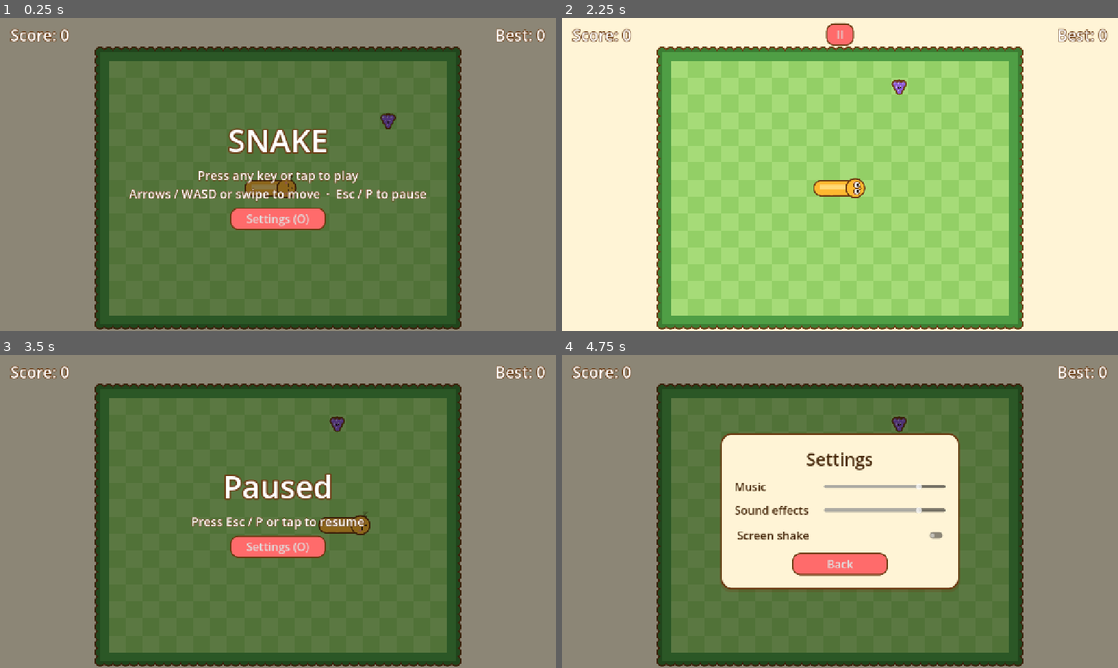
Above: before the commit, frames 1-4 (two rows, left to right).
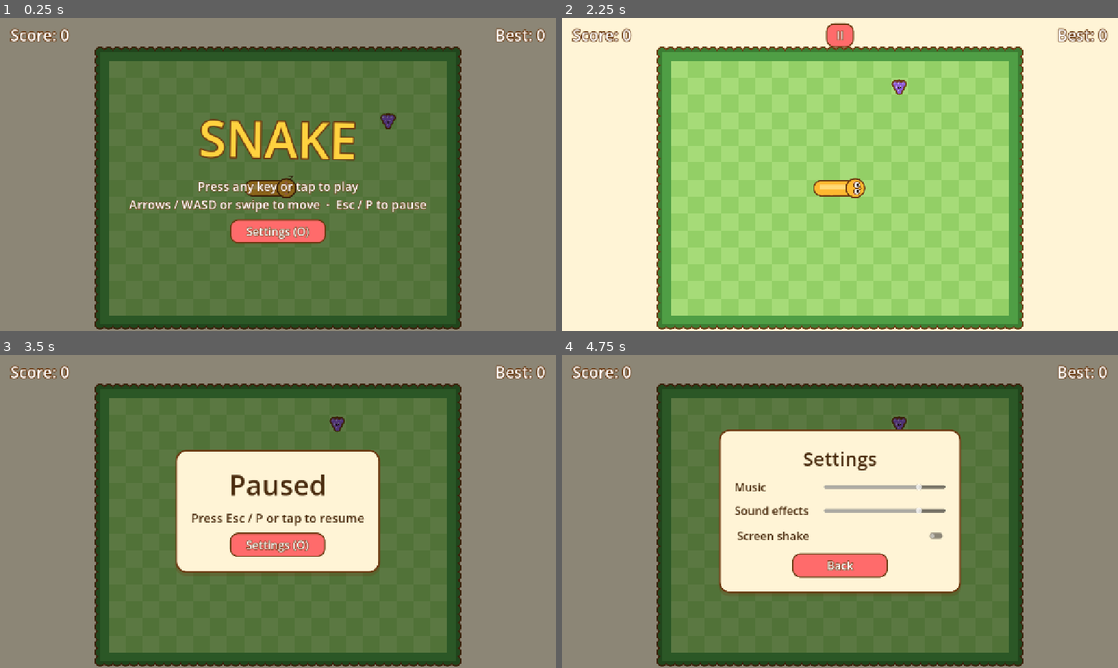
Above: after the commit, the same moments.

Repository: EduardoArthur/SMA
Game: Godot game, scene res://game/game.tscn
Two runs of this game, one before a commit and one after it. Both use one fixed random seed, a clock stepped at 60 frames per second and the inputs below.
Inputs (mouse positions are in pixels of both pictures, inside the frame that each line leads up to):
- Up to frame 1 (0.25 s): no input
- Up to frame 2 (2.25 s): click "Settings (O)" at 0.5 s; click "Back" at 1.25 s; tap Enter at 2 s; move the mouse to (962, 158) at 2.02 s; hold Right (move_right) from 2.03 s (still down); click (962, 158) at 2.17 s
- Up to frame 3 (3.5 s): release Right (move_right) at 2.75 s; click "II" at 2.75 s
- Up to frame 4 (4.75 s): click "Settings (O)" at 3.5 s; click "Screen shake" at 4.25 s

The runs differ from the first frame. In frame 1, 6.5% of the frame differs, in the area x 3-94%, y 4-72%; in frame 2, 0.3%; in frame 3, 14%, in the area x 3-94%, y 4-70%; in frame 4, 3.6%.

Commit message:
Audio, icon and polish

Diff:
--- a/snake-godot/autoload/audio_manager.gd
+++ b/snake-godot/autoload/audio_manager.gd
@@ -49,8 +49,9 @@
 				variants.append(stream)
 		_sounds[sfx_name] = variants
 	for jingle_name in JINGLE_NAMES:
-		_jingles[jingle_name] = _load_if_exists(MUSIC_DIR + jingle_name + ".ogg")
-	_music_stream = _load_if_exists(MUSIC_DIR + "music_garden_loop.ogg")
+		_jingles[jingle_name] = _load_music_file(jingle_name)
+	_music_stream = _load_music_file("music_garden_loop")
+	_make_looping(_music_stream)
 
 	for i in POOL_SIZE:
 		var player := AudioStreamPlayer.new()
@@ -211,6 +212,27 @@
 	return idx
 
 
+## Music and jingles may be OGG (BeepBox export) or WAV (tools/generate_audio.ps1).
+func _load_music_file(base_name: String) -> AudioStream:
+	for ext in [".ogg", ".wav"]:
+		var stream := _load_if_exists(MUSIC_DIR + base_name + ext)
+		if stream != null:
+			return stream
+	return null
+
+
+## Loops the music in code, so it works without changing the import settings.
+func _make_looping(stream: AudioStream) -> void:
+	var wav := stream as AudioStreamWAV
+	if wav != null:
+		wav.loop_mode = AudioStreamWAV.LOOP_FORWARD
+		wav.loop_begin = 0
+		wav.loop_end = int(wav.get_length() * wav.mix_rate)
+	var ogg := stream as AudioStreamOggVorbis
+	if ogg != null:
+		ogg.loop = true
+
+
 func _load_if_exists(path: String) -> AudioStream:
 	if ResourceLoader.exists(path):
 		return load(path) as AudioStream
--- a/snake-godot/icon.svg
+++ b/snake-godot/icon.svg
@@ -1 +1,27 @@
-<svg xmlns="http://www.w3.org/2000/svg" width="128" height="128"><rect width="124" height="124" x="2" y="2" fill="#363d52" stroke="#212532" stroke-width="4" rx="14"/><g fill="#fff" transform="translate(12.322 12.322)scale(.101)"><path d="M105 673v33q407 354 814 0v-33z"/><path fill="#478cbf" d="m105 673 152 14q12 1 15 14l4 67 132 10 8-61q2-11 15-15h162q13 4 15 15l8 61 132-10 4-67q3-13 15-14l152-14V427q30-39 56-81-35-59-83-108-43 20-82 47-40-37-88-64 7-51 8-102-59-28-123-42-26 43-46 89-49-7-98 0-20-46-46-89-64 14-123 42 1 51 8 102-48 27-88 64-39-27-82-47-48 49-83 108 26 42 56 81zm0 33v39c0 276 813 276 814 0v-39l-134 12-5 69q-2 10-14 13l-162 11q-12 0-16-11l-10-65H446l-10 65q-4 11-16 11l-162-11q-12-3-14-13l-5-69z"/><path d="M483 600c0 34 58 34 58 0v-86c0-34-58-34-58 0z"/><circle cx="725" cy="526" r="90"/><circle cx="299" cy="526" r="90"/></g><g fill="#414042" transform="translate(12.322 12.322)scale(.101)"><circle cx="307" cy="532" r="60"/><circle cx="717" cy="532" r="60"/></g></svg>
+<svg xmlns="http://www.w3.org/2000/svg" width="128" height="128" viewBox="0 0 128 128">
+  <!-- Lawn tile -->
+  <rect x="4" y="4" width="120" height="120" rx="28" fill="#A6DB78" stroke="#6B3A12" stroke-width="6"/>
+  <!-- Coiled body: outline pass, fill pass, belly highlight (same technique as the game) -->
+  <path d="M26 100 C26 80 50 78 64 84 C80 91 100 88 100 70 C100 54 82 50 66 52 C52 54 40 48 44 36"
+        fill="none" stroke="#6B3A12" stroke-width="26" stroke-linecap="round" stroke-linejoin="round"/>
+  <path d="M26 100 C26 80 50 78 64 84 C80 91 100 88 100 70 C100 54 82 50 66 52 C52 54 40 48 44 36"
+        fill="none" stroke="#FFB830" stroke-width="16" stroke-linecap="round" stroke-linejoin="round"/>
+  <path d="M28 96 C30 82 50 79 63 84 C79 90 97 86 97 70 C97 57 82 53 67 55"
+        fill="none" stroke="#FFD976" stroke-width="5" stroke-linecap="round"/>
+  <!-- Forked tongue -->
+  <path d="M54 22 L64 14 M64 14 L70 15 M64 14 L66 8" fill="none" stroke="#FF5C7A" stroke-width="4" stroke-linecap="round" stroke-linejoin="round"/>
+  <!-- Head (bigger than the body), facing up-right -->
+  <circle cx="46" cy="32" r="17" fill="#FFB830" stroke="#6B3A12" stroke-width="5"/>
+  <!-- Eyes side by side across the heading, like in the game -->
+  <circle cx="40" cy="26" r="6.5" fill="#FFFFFF" stroke="#6B3A12" stroke-width="2.5"/>
+  <circle cx="54" cy="31" r="6.5" fill="#FFFFFF" stroke="#6B3A12" stroke-width="2.5"/>
+  <circle cx="42" cy="24.5" r="3.2" fill="#2B1D14"/>
+  <circle cx="56" cy="29.5" r="3.2" fill="#2B1D14"/>
+  <!-- Cheek -->
+  <circle cx="36" cy="38" r="3.5" fill="#FF8FA3" opacity="0.7"/>
+  <!-- Apple it is about to eat -->
+  <circle cx="98" cy="30" r="12" fill="#E8394B" stroke="#6B3A12" stroke-width="4"/>
+  <path d="M98 18 L100 11" stroke="#6B3A12" stroke-width="3" stroke-linecap="round"/>
+  <path d="M100 14 Q107 9 110 14 Q104 17 100 14 Z" fill="#5DBB4A" stroke="#6B3A12" stroke-width="1.5"/>
+  <circle cx="94" cy="26" r="3" fill="#FFFFFF" opacity="0.7"/>
+</svg>
--- a/snake-godot/project.godot
+++ b/snake-godot/project.godot
@@ -14,6 +14,7 @@
 run/main_scene="res://game/game.tscn"
 config/features=PackedStringArray("4.7", "GL Compatibility")
 config/icon="res://icon.svg"
+boot_splash/bg_color=Color(1, 0.956863, 0.839216, 1)
 
 [autoload]
 
--- /dev/null
+++ b/snake-godot/ui/fonts.gd
@@ -0,0 +1,45 @@
+class_name Fonts
+extends RefCounted
+## Loads the Fredoka font (Art Bible §8) if you have added it to
+## res://assets/fonts/, and makes it the default font for every label and
+## button. Without the file, Godot's built-in font is used, so nothing breaks.
+##
+## Accepted file names (the first one found wins):
+##   Fredoka-VariableFont_wdth,wght.ttf   (the variable font from Google Fonts)
+##   Fredoka.ttf                          (any Fredoka file, renamed)
+##   Fredoka-Regular.ttf + Fredoka-SemiBold.ttf  (the static files)
+
+const DIR := "res://assets/fonts/"
+const REGULAR_FILES := ["Fredoka-VariableFont_wdth,wght.ttf", "Fredoka.ttf", "Fredoka-Regular.ttf"]
+const BOLD_FILE := "Fredoka-SemiBold.ttf"
+
+static var regular: Font ## null when no Fredoka file was found.
+static var bold: Font ## For headlines, buttons and scores; null without Fredoka.
+static var _done := false
+
+
+static func setup() -> void:
+	if _done:
+		return
+	_done = true
+	for file: String in REGULAR_FILES:
+		if ResourceLoader.exists(DIR + file):
+			regular = load(DIR + file) as Font
+			break
+	if regular == null:
+		return
+	ThemeDB.fallback_font = regular # Every Control without its own font uses this.
+	if ResourceLoader.exists(DIR + BOLD_FILE):
+		bold = load(DIR + BOLD_FILE) as Font
+	else:
+		# Variable font: ask for a heavier weight (no effect on a static file).
+		var heavy := FontVariation.new()
+		heavy.base_font = regular
+		heavy.variation_opentype = {"wght": 600}
+		bold = heavy
+
+
+## Applies the bold font to a control, if Fredoka is available.
+static func make_bold(control: Control) -> void:
+	if bold != null:
+		control.add_theme_font_override("font", bold)
--- a/snake-godot/ui/screens.gd
+++ b/snake-godot/ui/screens.gd
@@ -1,31 +1,41 @@
 extends CanvasLayer
-## Basic HUD and screens (GDD §2): score, best, one centered message for
-## Title / Ready / Paused / Game Over, and the Settings overlay (F15).
-## Built in code on purpose; M7 replaces it with themed scenes (Art Bible §8).
+## HUD and screens (GDD §2) in the Art Bible §8 style: score and best, a pause
+## button, the gold bobbing title, cream cards for Paused / Game Over with a
+## pulsing "NEW BEST!", and the Settings overlay (F15). Built in code; colors
+## come from Palette and the font from Fonts (Fredoka, if installed).
 
 @onready var game: Game = owner as Game
 
 var _score: Label
 var _best: Label
 var _dim: ColorRect
-var _message: VBoxContainer
+var _pause_button: Button
+var _card: PanelContainer
+var _card_style: StyleBoxFlat
 var _headline: Label
+var _new_best: Label
 var _details: Label
 var _settings_button: Button
-var _pause_button: Button
 var _settings: Control
+var _time := 0.0
 
 
 func _ready() -> void:
+	Fonts.setup()
+	_card_style = _panel_style()
+
 	_dim = ColorRect.new()
 	_dim.color = Palette.DIM
 	_dim.mouse_filter = Control.MOUSE_FILTER_IGNORE # Let clicks reach InputHandler.
 	_dim.set_anchors_and_offsets_preset(Control.PRESET_FULL_RECT)
 	add_child(_dim)
 
+	# HUD: score (left), best (right), pause button (center, while playing).
 	_score = _make_label(36)
 	_best = _make_label(36)
 	for label: Label in [_score, _best]:
+		_paint(label, Color.WHITE, 8)
+		Fonts.make_bold(label)
 		label.set_anchors_and_offsets_preset(Control.PRESET_TOP_WIDE)
 		label.offset_left = 24
 		label.offset_right = -24
@@ -34,7 +44,6 @@
 		add_child(label)
 	_best.horizontal_alignment = HORIZONTAL_ALIGNMENT_RIGHT
 
-	# Pause button at the top center while playing (needed on touch screens).
 	_pause_button = _make_button("II")
 	_pause_button.custom_minimum_size = Vector2(64, 52)
 	_pause_button.set_anchors_and_offsets_preset(Control.PRESET_CENTER_TOP)
@@ -45,21 +54,35 @@
 	_pause_button.pressed.connect(game.toggle_pause)
 	add_child(_pause_button)
 
-	_message = VBoxContainer.new()
-	_message.alignment = BoxContainer.ALIGNMENT_CENTER
-	_message.mouse_filter = Control.MOUSE_FILTER_IGNORE
-	_message.set_anchors_and_offsets_preset(Control.PRESET_FULL_RECT)
-	_message.add_theme_constant_override("separation", 12)
-	add_child(_message)
-	_headline = _make_label(72)
+	# Centered message, optionally on a cream card.
+	var center := CenterContainer.new()
+	center.mouse_filter = Control.MOUSE_FILTER_IGNORE
+	center.set_anchors_and_offsets_preset(Control.PRESET_FULL_RECT)
+	add_child(center)
+	_card = PanelContainer.new()
+	_card.mouse_filter = Control.MOUSE_FILTER_IGNORE # Taps on the card still resume/retry.
+	center.add_child(_card)
+	var box := VBoxContainer.new()
+	box.alignment = BoxContainer.ALIGNMENT_CENTER
+	box.mouse_filter = Control.MOUSE_FILTER_IGNORE
+	box.add_theme_constant_override("separation", 14)
+	_card.add_child(box)
+
+	_headline = _make_label(64)
+	Fonts.make_bold(_headline)
+	_new_best = _make_label(40)
+	_new_best.text = "NEW BEST!"
+	Fonts.make_bold(_new_best)
+	_paint(_new_best, Palette.GOLD, 8)
 	_details = _make_label(28)
-	for label: Label in [_headline, _details]:
+	for label: Label in [_headline, _new_best, _details]:
 		label.horizontal_alignment = HORIZONTAL_ALIGNMENT_CENTER
-		_message.add_child(label)
+		label.resized.connect(func() -> void: label.pivot_offset = label.size * 0.5)
+		box.add_child(label)
 	_settings_button = _make_button("Settings (O)")
 	_settings_button.size_flags_horizontal = Control.SIZE_SHRINK_CENTER
 	_settings_button.pressed.connect(_open_settings)
-	_message.add_child(_settings_button)
+	box.add_child(_settings_button)
 
 	_settings = _build_settings()
 	_settings.visible = false
@@ -67,6 +90,15 @@
 
 	Events.state_changed.connect(_on_state_changed)
 	Events.score_changed.connect(_on_score_changed)
+
+
+func _process(delta: float) -> void:
+	_time += delta
+	# Title bob and "NEW BEST!" pulse (Art Bible §8).
+	var on_title := game.state == Game.State.TITLE
+	_headline.rotation = sin(_time * 2.0) * 0.035 if on_title else 0.0
+	_headline.scale = Vector2.ONE * (1.0 + 0.03 * sin(_time * 2.6)) if on_title else Vector2.ONE
+	_new_best.scale = Vector2.ONE * (1.0 + 0.04 * (sin(_time * 6.0) + 1.0))
 
 
 func _unhandled_input(event: InputEvent) -> void:
@@ -90,27 +122,38 @@
 	_best.text = "Best: %d" % SaveData.best
 	match game.state:
 		Game.State.TITLE:
-			_show("SNAKE", "Press any key or tap to play\nArrows / WASD or swipe to move  ·  Esc / P to pause")
+			_show("SNAKE", "Press any key or tap to play\nArrows / WASD or swipe to move  ·  Esc / P to pause", true, false)
+			_headline.add_theme_font_size_override("font_size", 112)
+			_paint(_headline, Palette.GOLD, 14)
 		Game.State.READY:
-			_show("Ready?", "Press a direction or swipe to go!", false)
+			_show("Ready?", "Press a direction or swipe to go!", false, false)
 		Game.State.PAUSED:
-			_show("Paused", "Press Esc / P or tap to resume")
+			_show("Paused", "Press Esc / P or tap to resume", true, true)
 		Game.State.GAME_OVER:
-			var details := "Score: %d" % game.model.score
-			if game.last_run_new_best:
-				details += "\nNEW BEST!"
-			details += "\n\nPress any key or tap to retry"
-			_show("PERFECT!" if game.last_run_perfect else "Game Over", details)
+			var details := "Score: %d   ·   Best: %d\n\nPress any key or tap to retry" % [game.model.score, SaveData.best]
+			_show("PERFECT!" if game.last_run_perfect else "Game Over", details, true, true)
+			if game.last_run_perfect:
+				_paint(_headline, Palette.UI_ACCENT, 0)
+			_new_best.visible = game.last_run_new_best
 		_:
-			_show("", "", false) # PLAYING and DYING: keep the board clear.
-
-
-func _show(headline: String, details: String, dim := true) -> void:
+			_show("", "", false, false) # PLAYING and DYING: keep the board clear.
+
+
+## Shows the centered message. `on_card` puts it on a cream panel with brown
+## text; otherwise it is white outlined text straight over the board.
+func _show(headline: String, details: String, dim: bool, on_card: bool) -> void:
 	_headline.text = headline
 	_details.text = details
 	_headline.visible = headline != ""
 	_details.visible = details != ""
+	_new_best.visible = false
 	_dim.visible = dim
+	_card.add_theme_stylebox_override("panel", _card_style if on_card else StyleBoxEmpty.new())
+	_headline.add_theme_font_size_override("font_size", 64)
+	var text_color := Palette.UI_TEXT if on_card else Color.WHITE
+	var outline := 0 if on_card else 10
+	_paint(_headline, text_color, outline)
+	_paint(_details, text_color, 0 if on_card else 6)
 	_settings_button.visible = _settings_allowed()
 	_pause_button.visible = game.state == Game.State.PLAYING
 
@@ -124,7 +167,7 @@
 func _open_settings() -> void:
 	AudioManager.play_sfx("ui_click", -6.0, 0.03)
 	_settings.visible = true
-	_message.visible = false
+	_card.visible = false
 	_dim.visible = true
 	game.input_blocked = true
 
@@ -133,7 +176,7 @@
 	AudioManager.play_sfx("ui_click", -6.0, 0.03)
 	SaveData.save_data()
 	_settings.visible = false
-	_message.visible = true
+	_card.visible = true
 	game.input_blocked = false
 	_on_state_changed(game.state)
 
@@ -144,23 +187,15 @@
 	center.mouse_filter = Control.MOUSE_FILTER_STOP # Clicks outside the panel don't reach the game.
 
 	var panel := PanelContainer.new()
-	var style := StyleBoxFlat.new()
-	style.bg_color = Palette.UI_PANEL
-	style.border_color = Palette.OUTLINE
-	style.set_border_width_all(4)
-	style.set_corner_radius_all(24)
-	style.set_content_margin_all(32)
-	style.shadow_color = Color(Palette.OUTLINE, 0.25)
-	style.shadow_offset = Vector2(0, 6)
-	style.shadow_size = 2
-	panel.add_theme_stylebox_override("panel", style)
+	panel.add_theme_stylebox_override("panel", _panel_style())
 	center.add_child(panel)
 
 	var box := VBoxContainer.new()
 	box.add_theme_constant_override("separation", 18)
 	panel.add_child(box)
 
-	var title := _make_panel_label("Settings", 40)
+	var title := _make_panel_label("Settings", 44)
+	Fonts.make_bold(title)
 	title.horizontal_alignment = HORIZONTAL_ALIGNMENT_CENTER
 	box.add_child(title)
 
@@ -213,22 +248,39 @@
 	return row
 
 
-# --- Widget helpers --------------------------------------------------------------------
+# --- Style helpers ---------------------------------------------------------------------
+
+## Cream panel with a brown border, rounded corners and a soft shadow (Art Bible §8).
+func _panel_style() -> StyleBoxFlat:
+	var style := StyleBoxFlat.new()
+	style.bg_color = Palette.UI_PANEL
+	style.border_color = Palette.OUTLINE
+	style.set_border_width_all(4)
+	style.set_corner_radius_all(24)
+	style.set_content_margin_all(36)
+	style.shadow_color = Color(Palette.OUTLINE, 0.25)
+	style.shadow_offset = Vector2(0, 6)
+	style.shadow_size = 2
+	return style
+
+
+func _paint(label: Label, color: Color, outline: int) -> void:
+	label.add_theme_color_override("font_color", color)
+	label.add_theme_color_override("font_outline_color", Palette.OUTLINE)
+	label.add_theme_constant_override("outline_size", outline)
+
 
 func _make_label(font_size: int) -> Label:
 	var label := Label.new()
+	label.mouse_filter = Control.MOUSE_FILTER_IGNORE
 	label.add_theme_font_size_override("font_size", font_size)
-	label.add_theme_color_override("font_color", Color.WHITE)
-	label.add_theme_color_override("font_outline_color", Palette.OUTLINE)
-	label.add_theme_constant_override("outline_size", maxi(4, int(font_size * 0.2)))
 	return label
 
 
 func _make_panel_label(text: String, font_size: int) -> Label:
-	var label := Label.new()
+	var label := _make_label(font_size)
 	label.text = text
-	label.add_theme_font_size_override("font_size", font_size)
-	label.add_theme_color_override("font_color", Palette.UI_TEXT)
+	_paint(label, Palette.UI_TEXT, 0)
 	return label
 
 
@@ -237,12 +289,19 @@
 	button.text = text
 	button.focus_mode = Control.FOCUS_NONE # Space/Enter stay "any key" for the game.
 	button.add_theme_font_size_override("font_size", 26)
+	button.add_theme_color_override("font_color", Color.WHITE)
+	button.add_theme_color_override("font_hover_color", Color.WHITE)
+	button.add_theme_color_override("font_pressed_color", Color.WHITE)
+	button.add_theme_color_override("font_outline_color", Palette.OUTLINE)
+	button.add_theme_constant_override("outline_size", 6)
+	Fonts.make_bold(button)
 	button.custom_minimum_size = Vector2(220, 52)
 	var normal := StyleBoxFlat.new()
 	normal.bg_color = Palette.UI_ACCENT
 	normal.border_color = Palette.OUTLINE
 	normal.set_border_width_all(3)
 	normal.set_corner_radius_all(18)
+	normal.set_content_margin_all(10)
 	var hover := normal.duplicate() as StyleBoxFlat
 	hover.bg_color = Palette.UI_ACCENT.lightened(0.08)
 	var pressed := normal.duplicate() as StyleBoxFlat
@@ -250,4 +309,5 @@
 	button.add_theme_stylebox_override("normal", normal)
 	button.add_theme_stylebox_override("hover", hover)
 	button.add_theme_stylebox_override("pressed", pressed)
+	button.add_theme_stylebox_override("focus", StyleBoxEmpty.new())
 	return button
--- a/snake-godot/view/juice/juice.gd
+++ b/snake-godot/view/juice/juice.gd
@@ -114,6 +114,7 @@
 	label.size = Vector2(c * 3.0, c)
 	label.position = pos - label.size * 0.5
 	label.mouse_filter = Control.MOUSE_FILTER_IGNORE
+	Fonts.make_bold(label)
 	add_child(label)
 	var tw := label.create_tween().set_parallel()
 	tw.tween_property(label, "position:y", label.position.y - c, 0.6).set_ease(Tween.EASE_OUT).set_trans(Tween.TRANS_CUBIC)
Not shown, changed: snake-godot/_gdks-output/gdks-workflow-status.yaml
Not shown, changed: snake-godot/assets/audio/SOURCES.md
Not shown, added: snake-godot/assets/audio/music/jingle_game_over.wav
Not shown, added: snake-godot/assets/audio/music/jingle_new_best.wav
Not shown, added: snake-godot/assets/audio/music/jingle_perfect.wav
Not shown, added: snake-godot/assets/audio/music/music_garden_loop.wav
Not shown, added: snake-godot/assets/audio/sfx/sfx_bonk.wav
Not shown, added: snake-godot/assets/audio/sfx/sfx_chomp_a.wav
Not shown, added: snake-godot/assets/audio/sfx/sfx_chomp_b.wav
Not shown, added: snake-godot/assets/audio/sfx/sfx_chomp_c.wav
Not shown, added: snake-godot/assets/audio/sfx/sfx_gasp.wav
Not shown, added: snake-godot/assets/audio/sfx/sfx_milestone.wav
(and 6 more such lines)
